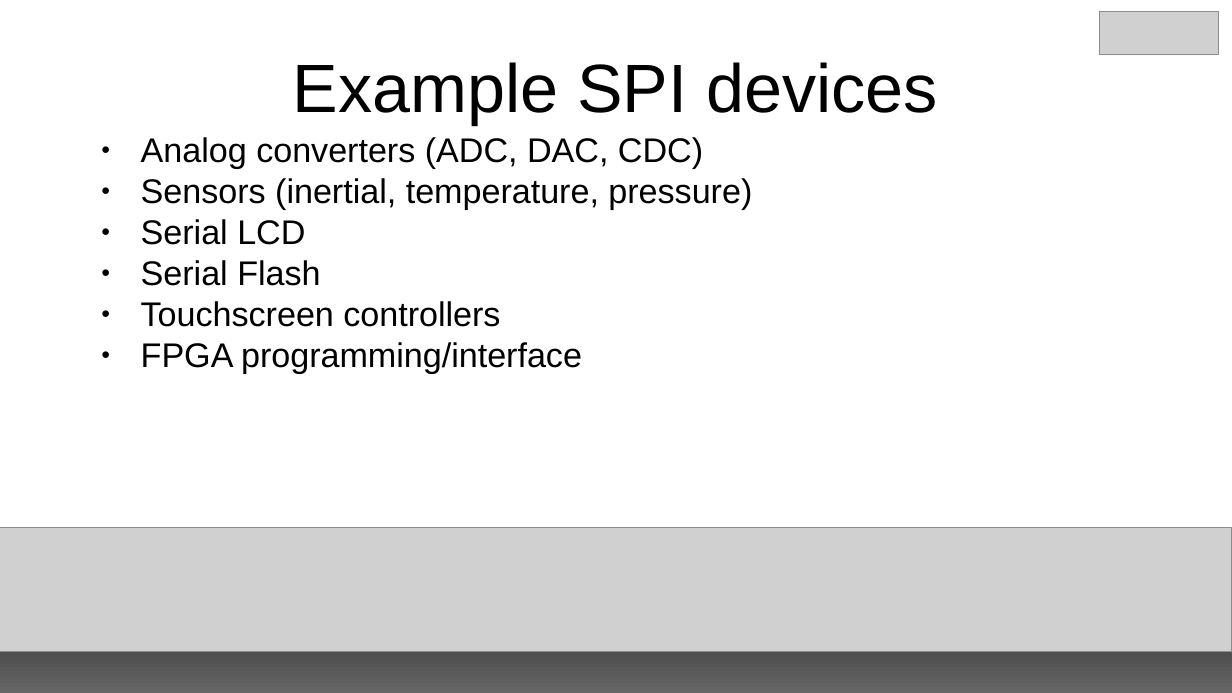
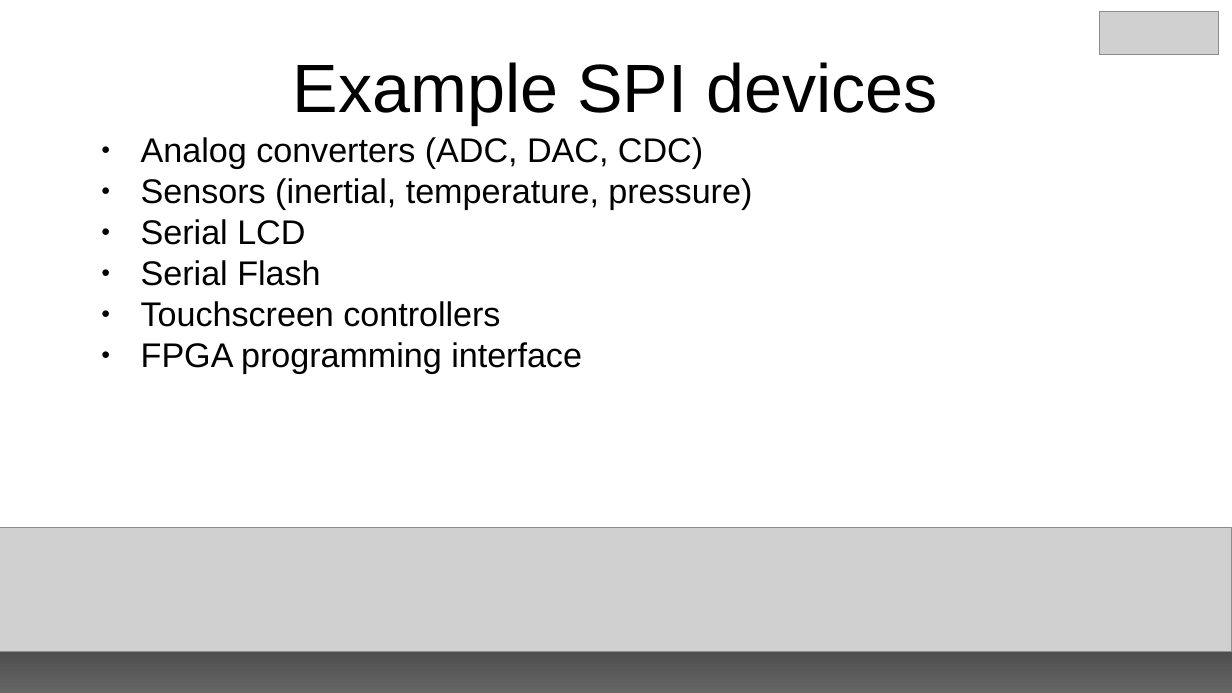
Before and after one commit to e-ale/Slides, a slide deck: slide 5 of building-an-spi-driver.odp. Drawn at 1232x693 pixels with LibreOffice and Linux fonts; fonts in the diff are those of the drawing; grey boxes stand for pictures. Boxes give left, top, right and bottom in pixels: in the first picture for what was removed or moved away, otherwise in the second. Text is boxed around its words. In the diff, an @@ line names an element or a change of style, - is before the commit and + after.

```diff
--- a/building-an-spi-driver.odp
+++ b/building-an-spi-driver.odp
@@ text at (141, 342, 582, 374): text changed @@
-● FPGA programming/interface
+● FPGA programming interface
```
Also in this commit, not shown: 4 other slides changed, 2 slides added.
